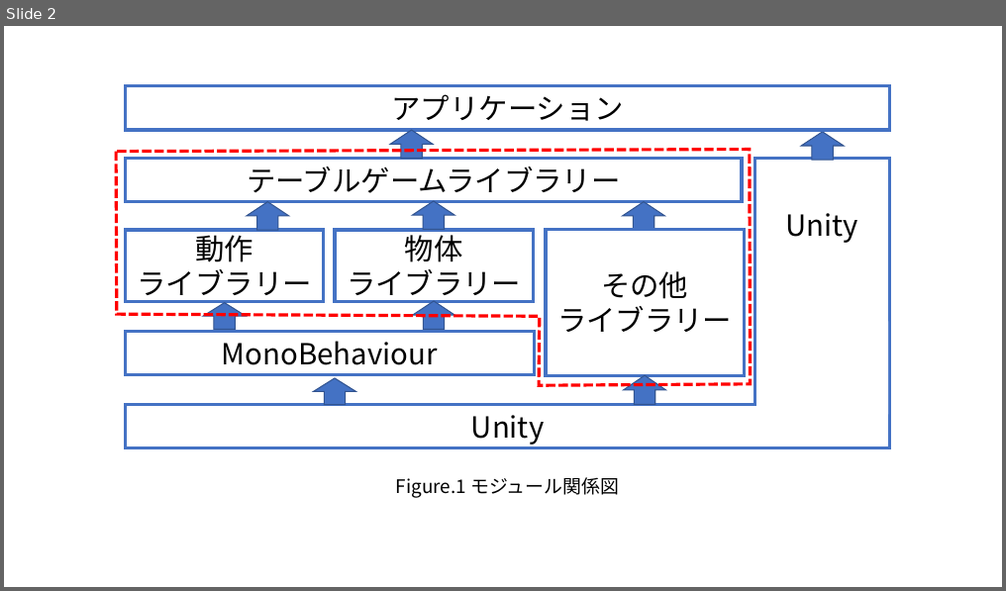
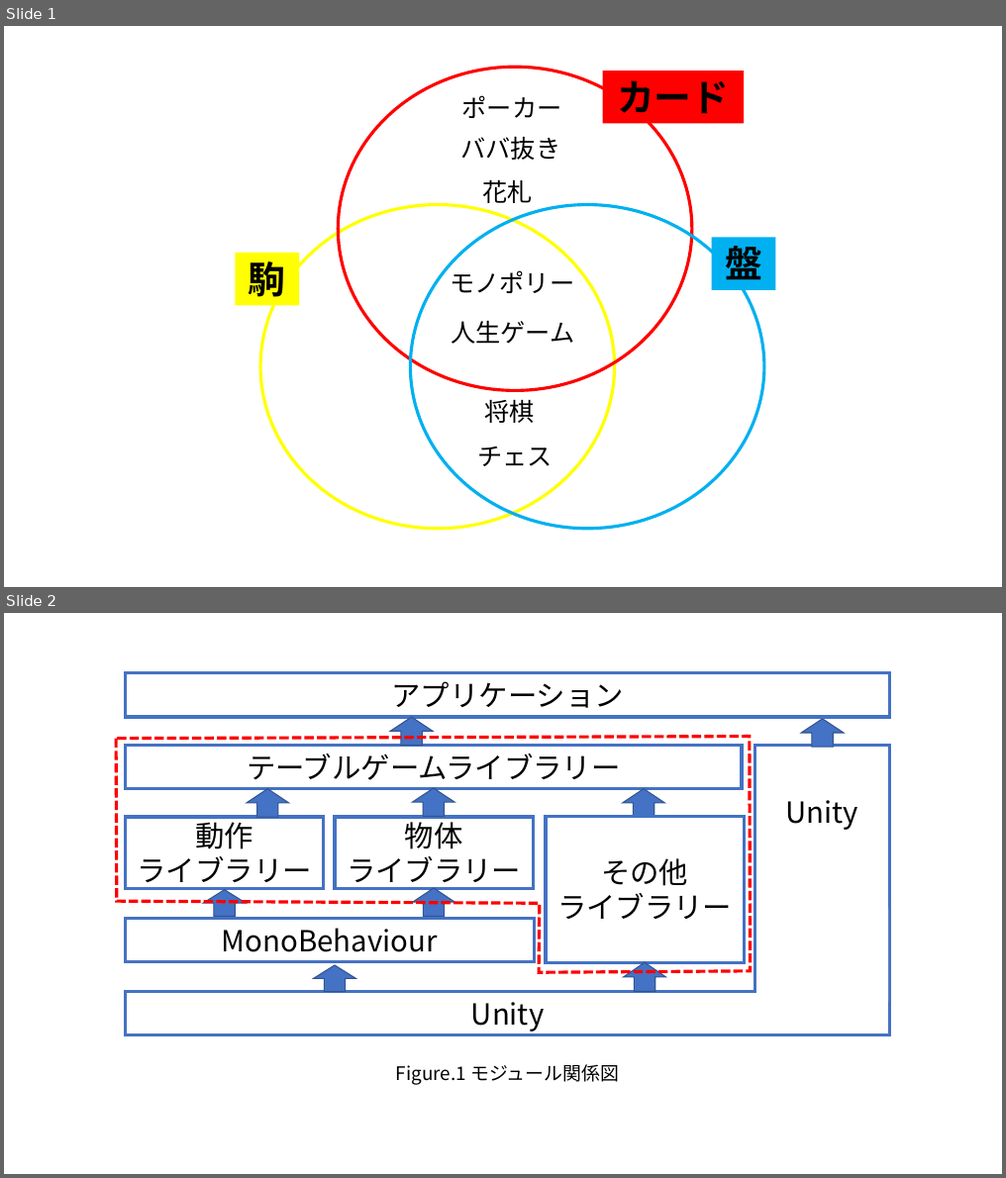
Before and after one commit to holmesYF/BoradGameCreator, a slide deck: 論文/卒研用図.pptx. Shown one above the other, each under a label of ours: slide 2 before the commit, slides 1 and 2 after it. The pictures are 1006x591 and 1006x1178 pixels, drawn with LibreOffice and Linux fonts; fonts in the diff are those of the drawing. Boxes give left, top, right and bottom in pixels: in the first picture for what was removed or moved away, otherwise in the second. Text is boxed around its words. In the diff, an @@ line names an element or a change of style, - is before the commit and + after.

```diff
--- a/論文/卒研用図.pptx
+++ b/論文/卒研用図.pptx
@@ slide 1 added at [4,26,1002,587], background #FFFFFF @@
@@ ellipse added at [338,68,692,391], outline #FF0000 3 pt @@
@@ rectangle added at [603,71,745,124], fill #FF0000, 36 pt, text #000000, bold @@
+カード
@@ text added at [462,95,562,118], 24 pt, text #000000 @@
+ポーカー
@@ text added at [460,136,560,160], 24 pt, text #000000 @@
+ババ抜き
@@ text added at [482,179,532,209], 24 pt, text #000000 @@
+花札
@@ ellipse added at [260,205,615,529], outline #FFFF00 3 pt @@
@@ ellipse added at [411,205,764,529], outline #00B0F0 3 pt @@
@@ rectangle added at [236,253,300,306], fill #FFFF00, 36 pt, text #000000, bold @@
+駒
@@ rectangle added at [712,237,776,290], fill #00B0F0, 36 pt, text #000000, bold @@
+盤
@@ text added at [450,267,574,293], 24 pt, text #000000 @@
+モノポリー
@@ text added at [450,320,574,344], 24 pt, text #000000 @@
+人生ゲーム
@@ text added at [485,399,535,423], 24 pt, text #000000 @@
+将棋
@@ text added at [477,447,552,467], 24 pt, text #000000 @@
+チェス
```
Also in this commit, not shown: 1 slide changed, 1 other slide added, 1 slide removed, 2 other files.
